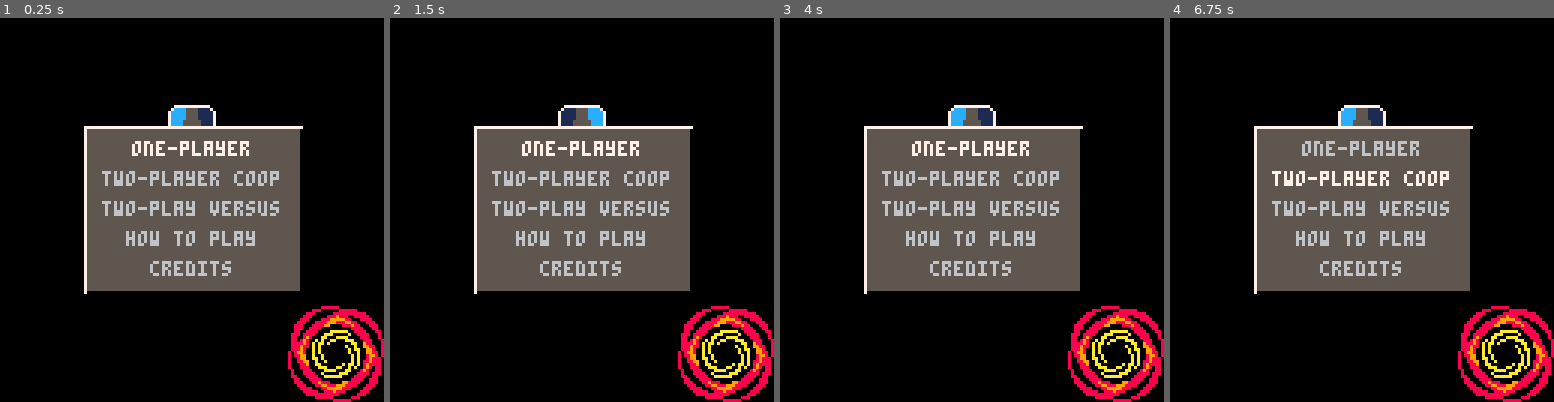
Above: before the commit, frames 1-4 (left to right).
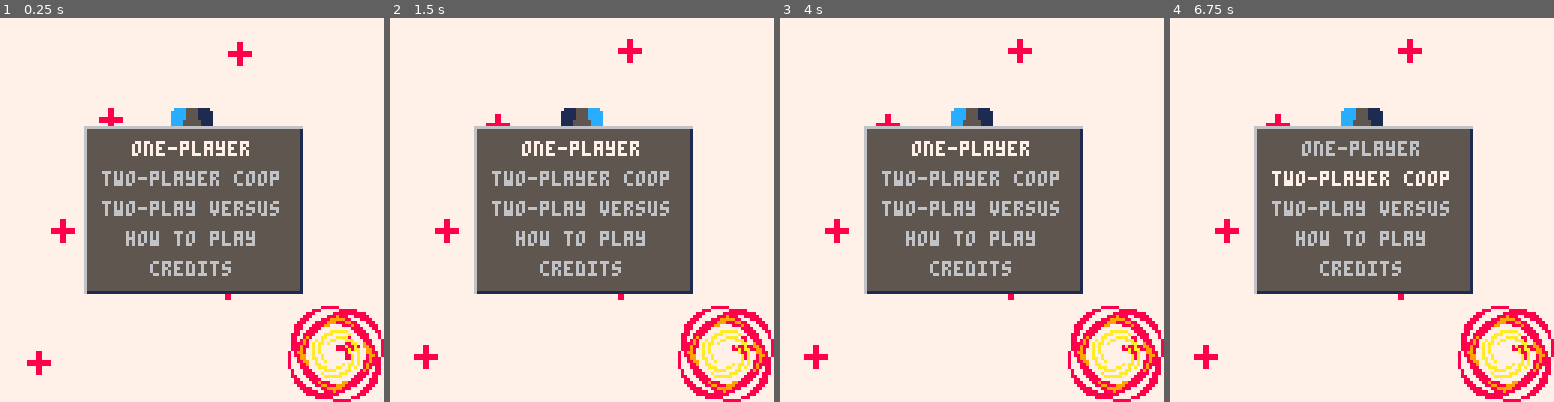
Above: after the commit, the same moments.

Repository: GraulierBrice/ludum-dare-46
Game: PICO-8 cartridge keep-it-alive.p8
The game is run twice, just before and just after one commit, with the same random seed, the same clock (stepped at 60 frames per second) and the same inputs.
Inputs:
- Up to frame 1 (0.25 s): no input
- Up to frame 2 (1.5 s): tap O (Z key) at 0.33, 0.7, 1.43 s; tap X (X key) at 1.07 s
- Up to frame 3 (4 s): hold Left 1.97-2.37 s; tap X (X key) every 0.33 s from 2.07 to 3.73 s; tap O (Z key) at 2.22, 3.1, 3.98 s; hold Down 2.42-2.82 s; hold Right 2.87-3.53 s; hold Up from 3.58 s (still down)
- Up to frame 4 (6.75 s): tap X (X key) every 0.33 s from 4.07 to 6.73 s; release Up at 4.08 s; hold Right 4.13-4.53 s; hold Down 4.58-5.08 s; tap O (Z key) at 4.87, 5.75, 6.63 s; hold Left 5.13-5.8 s; hold Up 5.85-6.18 s; hold Left 6.23-6.63 s; hold Down from 6.68 s (still down)

The runs differ from the first frame. In frame 1, 73% of the frame differs, in the area x 0-100%, y 0-100%; in frame 2, 73%; in frame 3, 73%; in frame 4, 73%.

Commit message:
main menu background

Diff:
--- a/keep-it-alive.p8
+++ b/keep-it-alive.p8
@@ -26,7 +26,8 @@
         bounce=0.5,
         grip=0.33,
         accel=150,
-        max_vel_action=25
+        max_vel_action=25,
+		bounds={min=vector(0,0), max=vector(128,128)}
 	}
 
 	maps={
@@ -35,7 +36,6 @@
 				{{pos=vec_add(vec_mul(vector(12,7), vector(8,8)), vector(4,4)), rot=-0.25}},
 				{{pos=vec_add(vec_mul(vector(12,6), vector(8,8)), vector(4,4)), rot=0},
 				{pos=vec_add(vec_mul(vector(12,8), vector(8,8)), vector(4,4)), rot=0.5}}},
-			corners={upper_left=vector(6,0), bottom_right=vector(39,21)}
 
 		},
 		{
@@ -67,7 +67,7 @@
 				vec_mul(vector(69,20), vector(8,8)),
 				vec_mul(vector(117,26), vector(8,8))
 			},
-			corners={upper_left=vector(6,0), bottom_right=vector(39,21)}
+			bounds={min=vector(64*8,0), max=vector(128*8,32*8)}
 
 		}
 	}
@@ -160,6 +161,7 @@
 		spawn_patient()
 		time_to_spawn_patient = time() + maps[game.map_id].delay_between_patients
 	end
+	phy.bounds = maps[game.map_id].bounds
 
 	physics_update()
 
@@ -489,14 +489,38 @@
 	}
 
 function menu_update()
+	if (menus.crosses==nil) then
+		menus.crosses={}
+		physics_start()
+		for i = 1, 8 do
+			local rb = rigidbody(cam.x+rnd()*124, cam.y+rnd()*124, 0, 8, 8)
+			add(menus.crosses, rb)
+			local r = rnd()
+			rb.vel = vector(cos(r)*20, sin(r)*20)
+		end
+	end
+
+	for i=1,#menus.crosses do
+		local rb=menus.crosses[i]
+		rb.vel = vec_mul(vec_norm(rb.vel), vector(20,20))
+	end
+
 	if (btnp(2)) game.menu_select = max(game.menu_select-1,1)
 	if (btnp(3)) game.menu_select = min(game.menu_select+1,#menus[game.menu_id].opts)
 	if (btnp(4) or btnp(5)) then if (menus[game.menu_id].run[game.menu_select]) then menus[game.menu_id].run[game.menu_select]() end end
+
+	phy.bounds = {min=cam, max=vec_add(cam, vector(127,127))}
+
+	physics_update()
 end
 
 function menu_draw()
 	camera(cam.x,cam.y)
-	map(0,0,0,0,128,128)
+	rectfill(cam.x, cam.y, cam.x+128, cam.y+128, 7)
+	for i=1,#menus.crosses do
+		local rb=menus.crosses[i]
+		spr(16, cam.x+rb.pos.x, cam.y+rb.pos.y)
+	end
 	menus.display(menus[game.menu_id])
 	spr(108,cam.x+96,cam.y+96,4,2)
 	spr(108,cam.x+96,cam.y+112,4,2,true,true)
@@ -527,10 +551,10 @@
 	spr(7,x+l/2,y-7)
 	pal()
 	rectfill(x,y,x+l,y+w,5)
-	line(x,y+w,x+l,y+w,0)
-	line(x+l,y,x+l,y+w,0)
-	line(x,y,x+l,y,7)
-	line(x,y,x,y+w,7)
+	line(x,y+w,x+l,y+w,1)
+	line(x+l,y,x+l,y+w,1)
+	line(x,y,x+l,y,6)
+	line(x,y,x,y+w,6)
 	foreach(opts, function(s) selection(off_set) print(s,x+l/2-#s*2,y+off_set*10-5) off_set+=1 end)
 end
 
@@ -628,20 +652,20 @@
 		end
 	end
 
-	if (data.new_pos.x>=128*8) and data.new_vel.x>0 then
-		local col = collider(128*8, data.new_pos.y, 0, 8, 100, false, nil, true)
+	if (data.new_pos.x>=phy.bounds.max.x-4) and data.new_vel.x>0 then
+		local col = collider(phy.bounds.max.x-4, data.new_pos.y, 0, 8, 100, false, nil, true)
 		data = rb_col_response(rb, col, data)
-	elseif (data.new_pos.x<=64*8) and data.new_vel.x<0 then
-		local col = collider(64*8, data.new_pos.y, 0, 8, 100, false, nil, true)
+	elseif (data.new_pos.x<=phy.bounds.min.x+4) and data.new_vel.x<0 then
+		local col = collider(phy.bounds.min.x+4, data.new_pos.y, 0, 8, 100, false, nil, true)
 		data = rb_col_response(rb, col, data)
 	end
 
 
-	if data.new_pos.y>=32*8 and data.new_vel.y>0 then
-		local col = collider(data.new_pos.x, 32*8, 0, 100, 8, false, nil, true)
+	if (data.new_pos.y>=phy.bounds.max.y-4) and data.new_vel.y>0 then
+		local col = collider(data.new_pos.x, phy.bounds.max.y-4, 0, 100, 8, false, nil, true)
 		data = rb_col_response(rb, col, data)
-	elseif data.new_pos.y<=0 and data.new_vel.y<0 then
-		local col = collider(data.new_pos.x, 0, 0, 100, 8, false, nil, true)
+	elseif (data.new_pos.y<=phy.bounds.min.y+4) and data.new_vel.y<0 then
+		local col = collider(data.new_pos.x, phy.bounds.min.y-4, 0, 100, 8, false, nil, true)
 		data = rb_col_response(rb, col, data)
 	end
 
